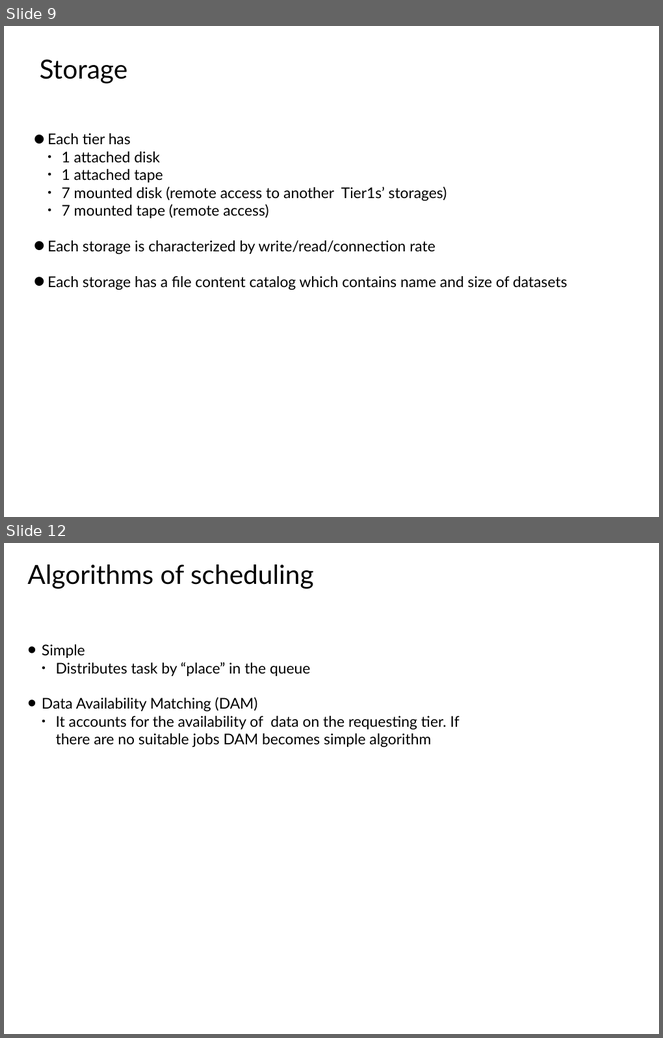
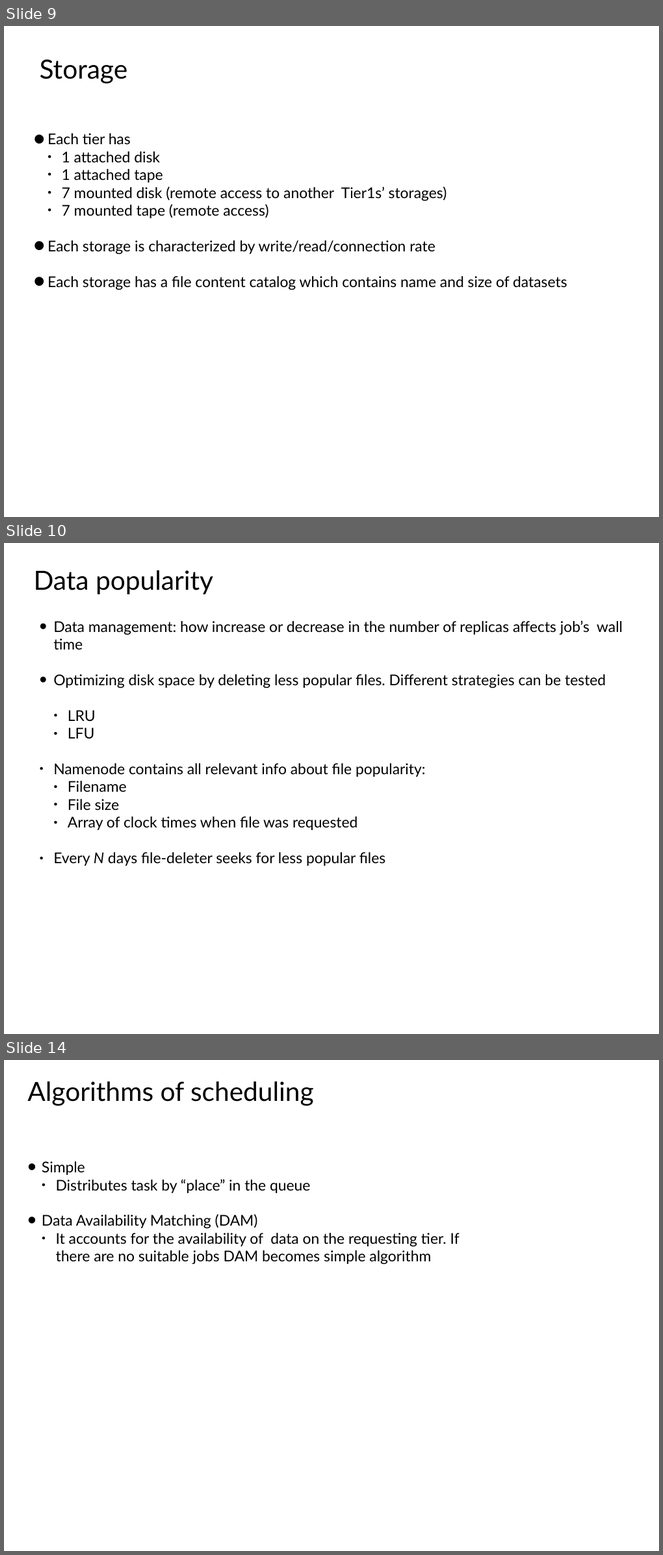
Before and after one commit to skygrid/grid_simulation, a slide deck: Results/work.odp. Shown one above the other, each under a label of ours: slides 9 and 12 before the commit, slides 9, 10 and 14 after it; the slides between them are not shown. The pictures are 663x1038 and 663x1555 pixels, drawn with LibreOffice and Linux fonts; fonts in the diff are those of the drawing. Boxes give left, top, right and bottom in pixels: in the first picture for what was removed or moved away, otherwise in the second. Text is boxed around its words. In the diff, an @@ line names an element or a change of style, - is before the commit and + after.

```diff
--- a/Results/work.odp
+++ b/Results/work.odp
@@ slide 10 added at <box>4,543,659,1034</box>, background #FFFFFF @@
@@ text added at <box>34,570,213,594</box>, 32 pt, text #000000 @@
+Data popularity
@@ text added at <box>53,620,623,866</box>, 18 pt, text #000000 @@
+• Data management: how increase or decrease in the number of replicas affects job’s wall time
+• Optimizing disk space by deleting less popular files. Different strategies can be tested
+  ● LRU
+  ● LFU
+● Namenode contains all relevant info about file popularity:
+  ● Filename
+  ● File size
+  ● Array of clock times when file was requested
+● Every N days file-deleter seeks for less popular files
@@ what was slide 12 is now slide 14 @@
```
Also in this commit, not shown: 2 slides changed, 1 other slide added, 4 other files.
